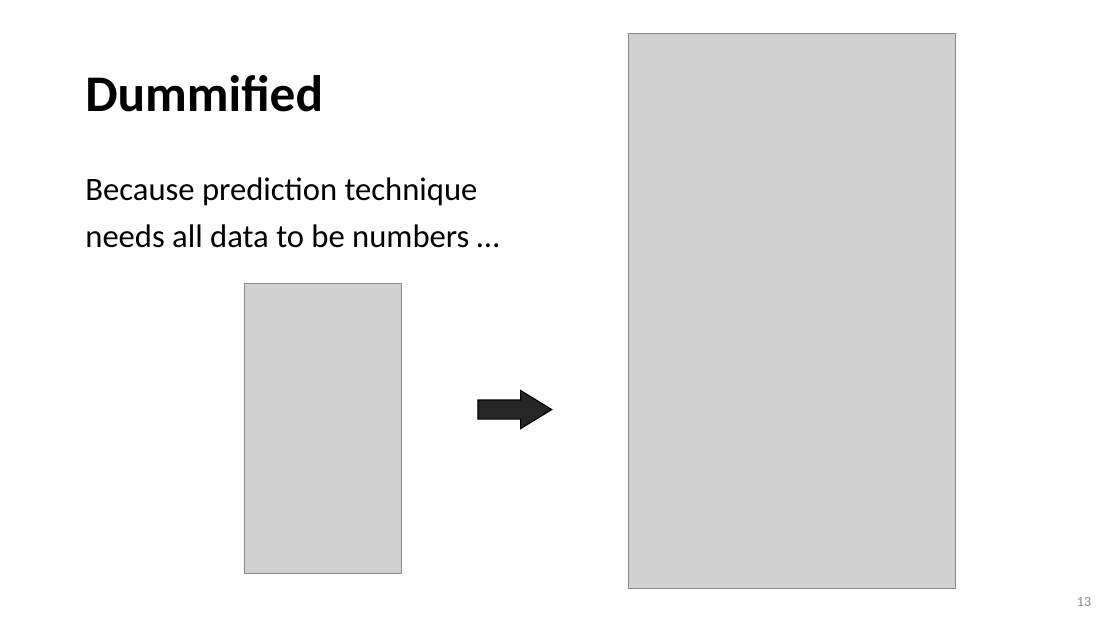
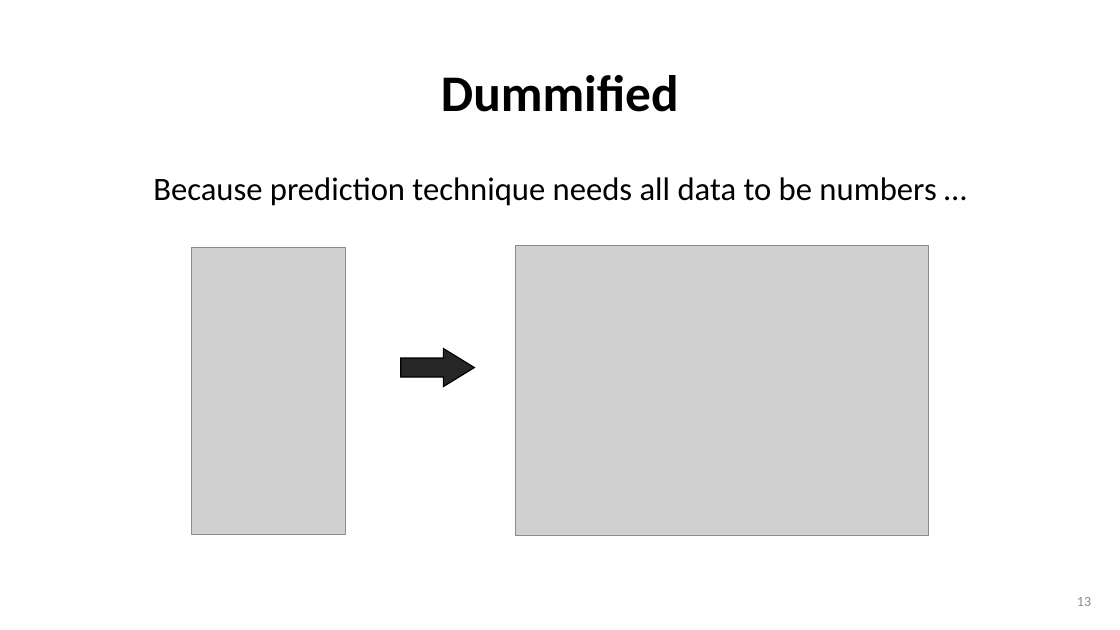
Before and after one commit to wtwwitt/project_2_bangkok_housing_price, a slide deck: slide 13 of presentation/Bangkok Housing Price Prediction for buyers and sellers.pptx. Drawn at 1120x630 pixels with LibreOffice and Linux fonts; fonts in the diff are those of the drawing; grey boxes stand for pictures. Boxes give left, top, right and bottom in pixels: in the first picture for what was removed or moved away, otherwise in the second. Text is boxed around its words. In the diff, an @@ line names an element or a change of style, - is before the commit and + after.

Commit message:
Update scaling method in nearby station dstance and presentation theme

```diff
--- a/presentation/Bangkok Housing Price Prediction for buyers and sellers.pptx
+++ b/presentation/Bangkok Housing Price Prediction for buyers and sellers.pptx
@@ title "Dummified" at box(441, 75, 679, 112): alignment left to centre @@
@@ picture removed at box(628, 34, 956, 589) @@
@@ text at box(153, 177, 936, 206): text changed @@
-Because prediction technique
-needs all data to be numbers …
+Because prediction technique needs all data to be numbers …
@@ picture added at box(192, 247, 345, 534) @@
@@ picture added at box(515, 245, 928, 536) @@
@@ picture removed at box(244, 284, 402, 574) @@
@@ right arrow: place and size @@
-right arrow at box(478, 391, 552, 429)
+right arrow at box(401, 349, 475, 386)
```
Also in this commit, not shown: 8 other slides changed, 7 other files.
